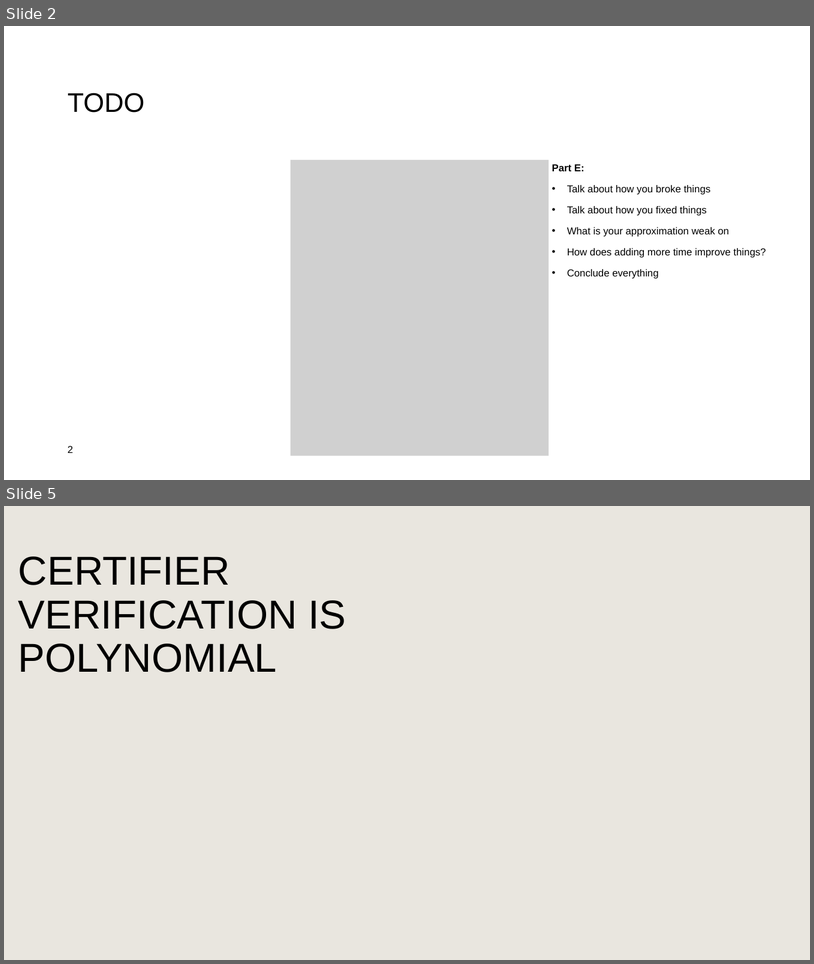
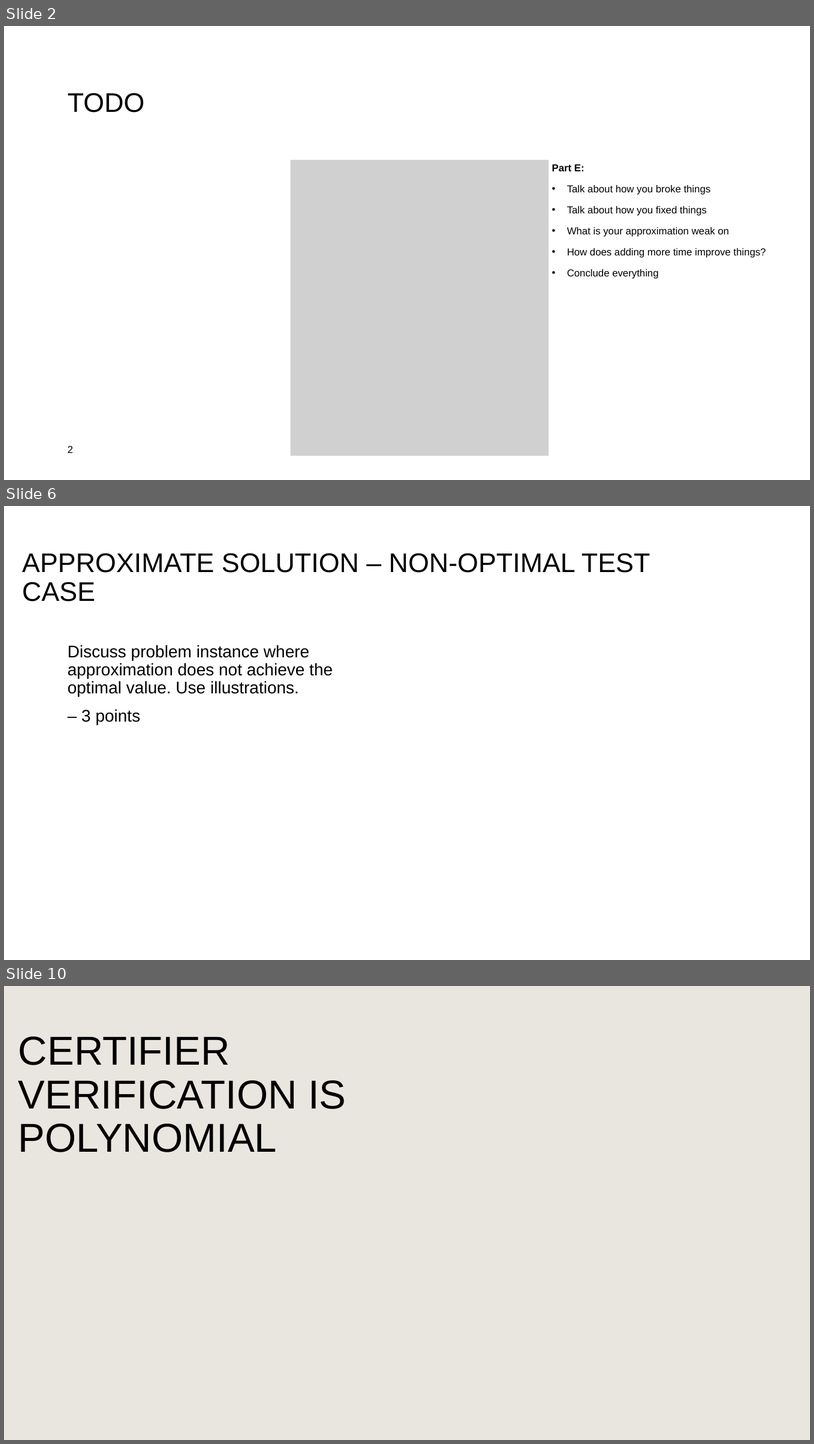
Before and after one commit to PictureOfGray/CS412-Team-NAME, a slide deck: presentations/TeamNAMETSP.pptx. Shown one above the other, each under a label of ours: slides 2 and 5 before the commit, slides 2, 6 and 10 after it; the slides between them are not shown. The pictures are 814x964 and 814x1444 pixels, drawn with LibreOffice and Linux fonts; fonts in the diff are those of the drawing; grey boxes stand for pictures; background and template pictures are left out. Boxes give left, top, right and bottom in pixels: in the first picture for what was removed or moved away, otherwise in the second. Text is boxed around its words. In the diff, an @@ line names an element or a change of style, - is before the commit and + after.

```diff
--- a/presentations/TeamNAMETSP.pptx
+++ b/presentations/TeamNAMETSP.pptx
@@ slide 6 added at (4,506,810,960), background #FFFFFF @@
@@ title added at (22,553,650,601), 32 pt, text #000000 @@
+APPROXIMATE SOLUTION – NON-OPTIMAL TEST CASE
@@ text added at (68,645,333,724), 20 pt, text #000000 @@
+Discuss problem instance where approximation does not achieve the optimal value. Use illustrations.
+– 3 points
@@ what was slide 5 is now slide 10 @@
```
Also in this commit, not shown: 6 other slides added, 2 slides removed, 3 other files.
